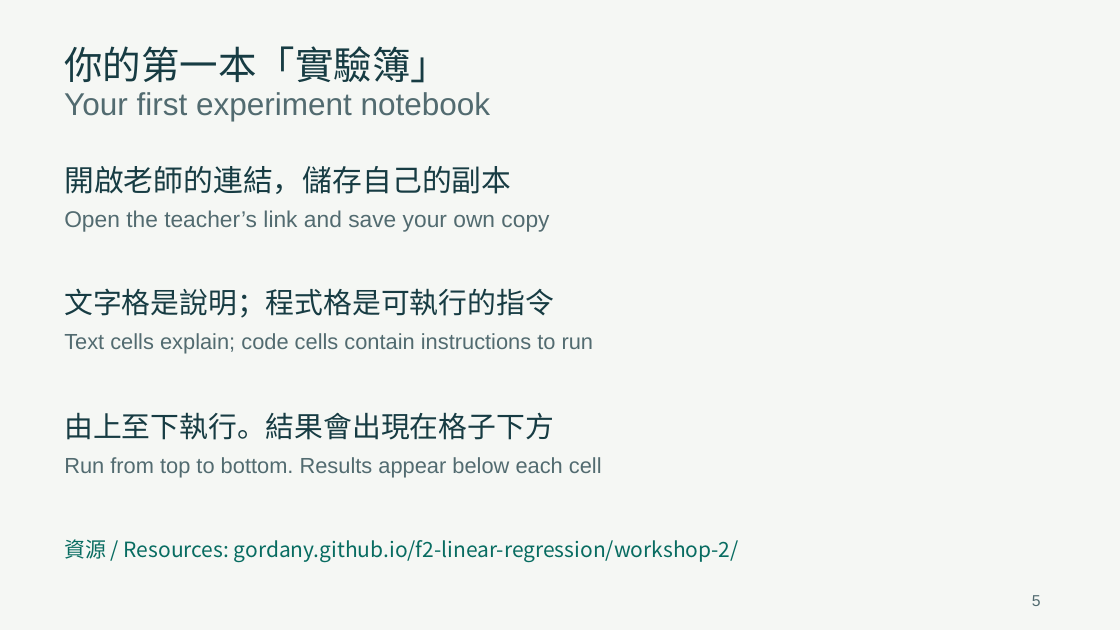
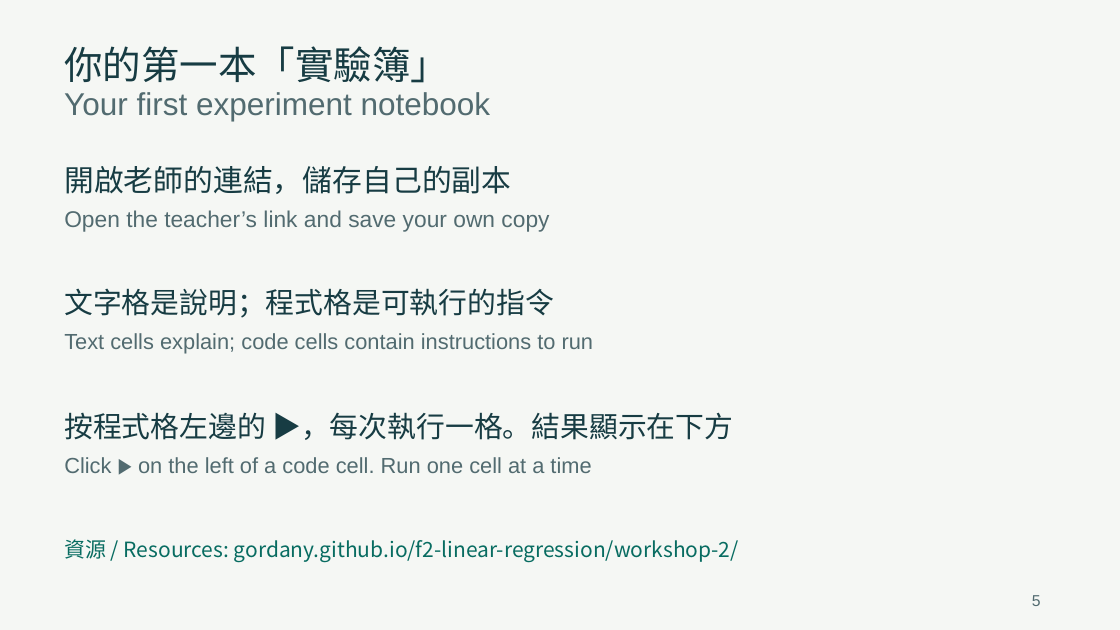
Before and after one commit to GordanY/f2-linear-regression, a slide deck: slide 5 of workshop-2/teacher-slides.pptx. Drawn at 1120x630 pixels with LibreOffice and Linux fonts; fonts in the diff are those of the drawing. Boxes give left, top, right and bottom in pixels: in the first picture for what was removed or moved away, otherwise in the second. Text is boxed around its words. In the diff, an @@ line names an element or a change of style, - is before the commit and + after.

```diff
--- a/workshop-2/teacher-slides.pptx
+++ b/workshop-2/teacher-slides.pptx
@@ text at bbox=[64, 412, 733, 440]: text changed @@
-由上至下執行。結果會出現在格子下方
+按程式格左邊的 ▶，每次執行一格。結果顯示在下方
@@ text at bbox=[64, 457, 591, 473]: text changed @@
-Run from top to bottom. Results appear below each cell
+Click ▶ on the left of a code cell. Run one cell at a time
```
Also in this commit, not shown: 5 other slides changed, 1 slide removed, 13 other files.
